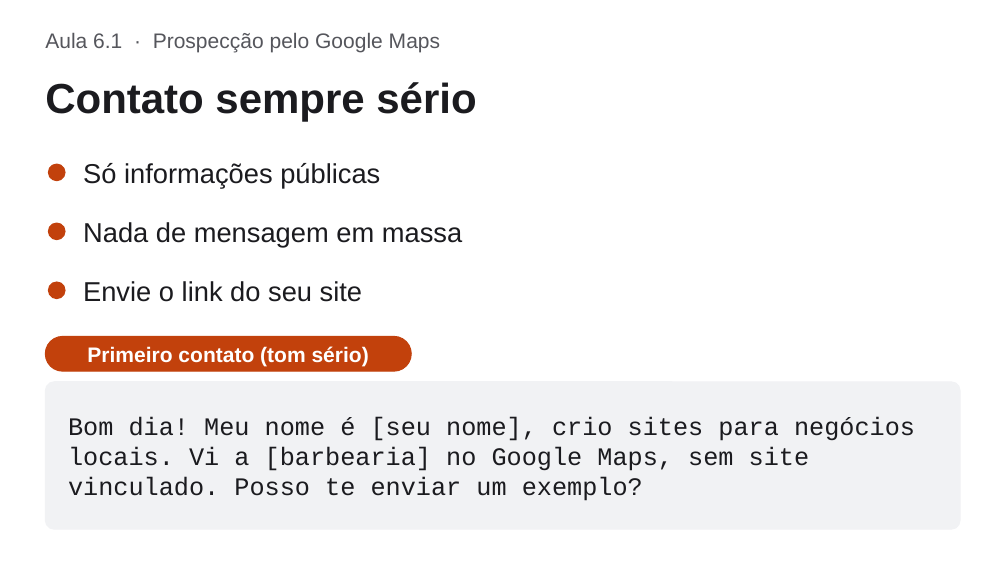
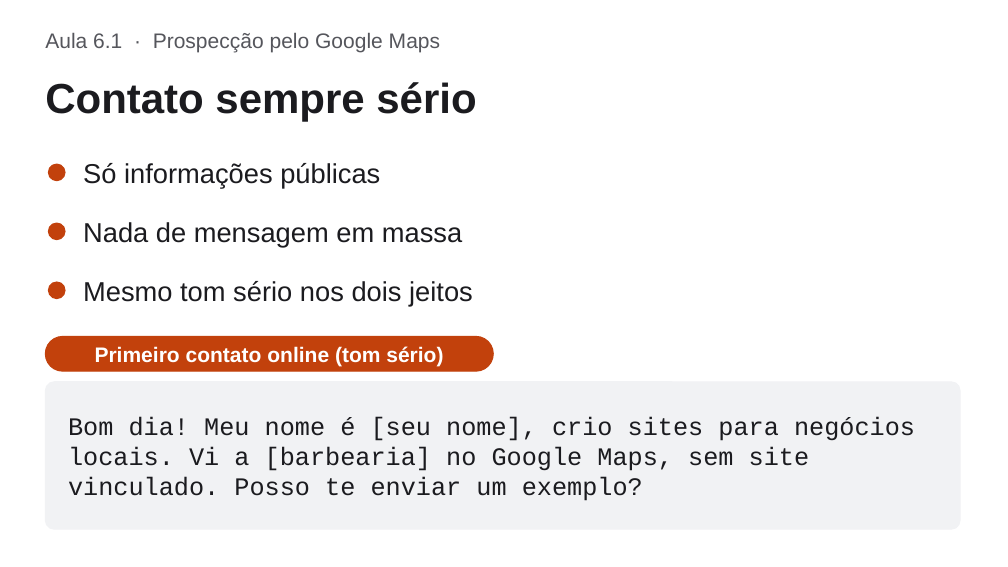
Before and after one commit to WeslleyPaivx/est-tica-facial, a slide deck: slide 6 of curso/slides/modulo-6.pptx (slide 5 before the commit). Drawn at 1008x567 pixels with LibreOffice and Linux fonts; fonts in the diff are those of the drawing. Boxes give left, top, right and bottom in pixels: in the first picture for what was removed or moved away, otherwise in the second. Text is boxed around its words. In the diff, an @@ line names an element or a change of style, - is before the commit and + after.

```diff
--- a/curso/slides/modulo-6.pptx
+++ b/curso/slides/modulo-6.pptx
@@ text at (83, 281, 473, 305): text changed @@
-Envie o link do seu site
+Mesmo tom sério nos dois jeitos
@@ rounded rectangle: place and size @@
-rounded rectangle at (45, 337, 411, 371)
+rounded rectangle at (45, 337, 493, 371)
@@ text at (95, 346, 443, 366): text changed @@
-Primeiro contato (tom sério)
+Primeiro contato online (tom sério)
```
Also in this commit, not shown: 8 other slides changed, 1 slide added, 5 other files.
